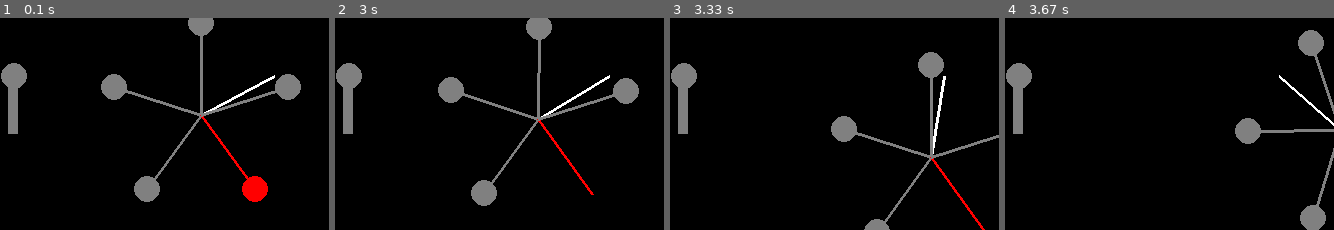
Above: before the commit, frames 1-4 (left to right).
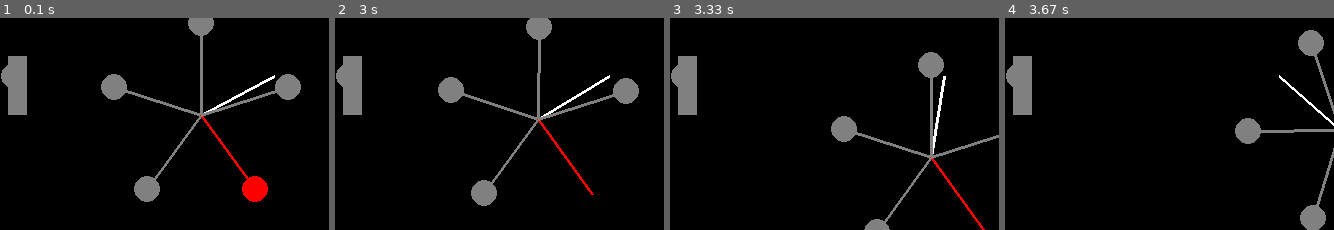
Above: after the commit, the same moments.

Repository: Alexanderallenbrown/deathstar_simulator
Game: pygame game, started from source/deathstargame_pygame_threads.py
Two runs of this game, one before a commit and one after it. Both use one fixed random seed, a clock stepped at 60 frames per second and the inputs below. The source is Python 2; it was converted automatically to run under Python 3.
Inputs (mouse positions are % of the whole screen's width and height, from its top left):
- Up to frame 1 (0.1 s): no input
- Up to frame 2 (3 s): click (45, 74) at 2.88 s
- Up to frame 3 (3.33 s): click (78, 62) at 3.22 s
- Up to frame 4 (3.67 s): click (72, 36) at 3.55 s
The pictures show only the part of the screen within x 8-58%, y 31-81%; the shares and areas given below are measured in that part.

The runs differ from the first frame. In frame 1, 0.9% of the frame differs, in the area x 2-9%, y 17-55%; in frame 2, 0.9%; in frame 3, 0.9%; in frame 4, 0.9%.

Commit message:
Update deathstargame_pygame_threads.py

Diff:
--- a/source/deathstargame_pygame_threads.py
+++ b/source/deathstargame_pygame_threads.py
@@ -234,8 +234,8 @@
 
         #draw the activator popper
         pygame.draw.circle(self._display_surf, grey, (self.actx,self.acty), self.actplateradius, 0)
-        pygame.draw.rect(self._display_surf, grey, (self.actx-self.actplateradius*.4,self.acty,self.actplateradius*0.8,self.actplateradius*3.0), 0)
-        pygame.draw.rect(self._display_surf, grey, (self.actx-self.actplateradius*.4,self.acty+self.actplateradius*1.5,self.actplateradius*0.8,self.actplateradius*3.0), 0)
+        pygame.draw.rect(self._display_surf, grey, (self.actx-self.actplateradius*.4,self.acty,self.actplateradius*1.5,self.actplateradius*3.0), 0)
+        pygame.draw.rect(self._display_surf, grey, (self.actx-self.actplateradius*.4,self.acty-self.actplateradius*1.5,self.actplateradius*1.5,self.actplateradius*3.0), 0)
 
         pygame.draw.circle(self._display_surf, grey, (self.resetx,self.resety), self.plateradius, 0)
         #now draw text for reset and time
